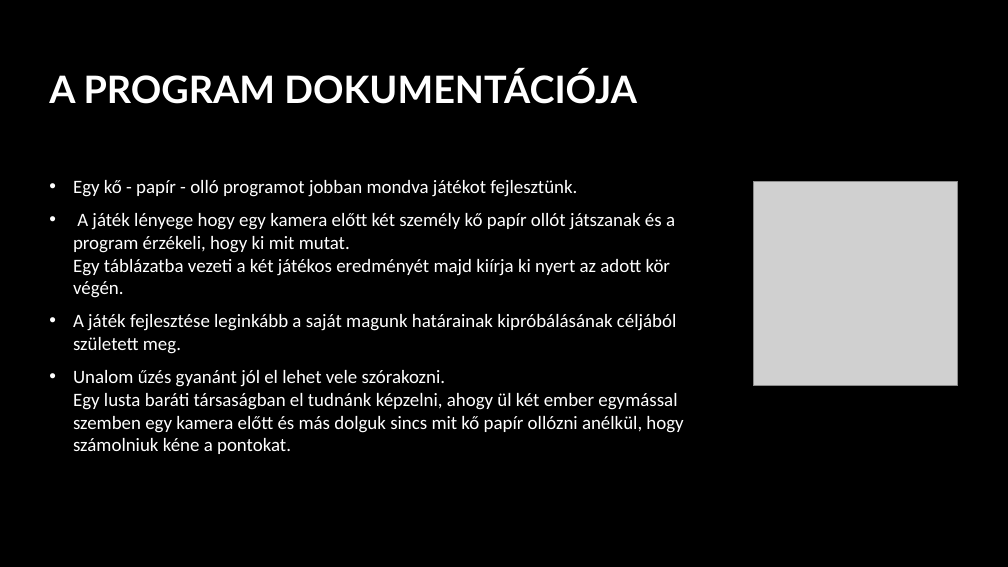
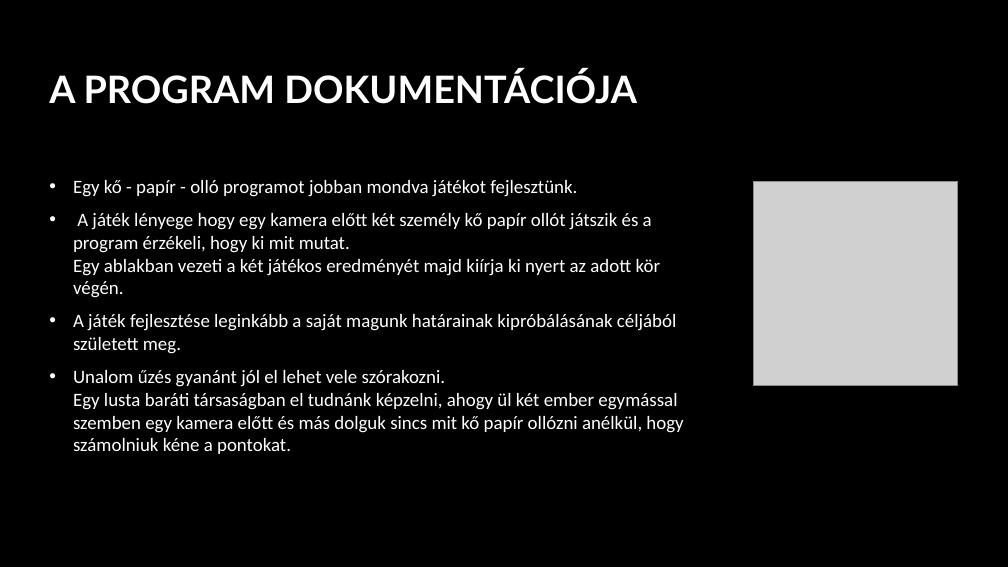
Before and after one commit to SzokolAttila/5.-Project, a slide deck: slide 2 of ZABkasa.pptx. Drawn at 1008x567 pixels with LibreOffice and Linux fonts; fonts in the diff are those of the drawing; grey boxes stand for pictures; background and template pictures are left out. Boxes give left, top, right and bottom in pixels: in the first picture for what was removed or moved away, otherwise in the second. Text is boxed around its words. In the diff, an @@ line names an element or a change of style, - is before the commit and + after.

```diff
--- a/ZABkasa.pptx
+++ b/ZABkasa.pptx
@@ text at [73, 213, 660, 298]: text changed @@
-• A játék lényege hogy egy kamera előtt két személy kő papír ollót játszanak és a program érzékeli, hogy ki mit mutat.
-  Egy táblázatba vezeti a két játékos eredményét majd kiírja ki nyert az adott kör végén.
+• A játék lényege hogy egy kamera előtt két személy kő papír ollót játszik és a program érzékeli, hogy ki mit mutat.
+  Egy ablakban vezeti a két játékos eredményét majd kiírja ki nyert az adott kör végén.
```
Also in this commit, not shown: 2 other slides changed.
